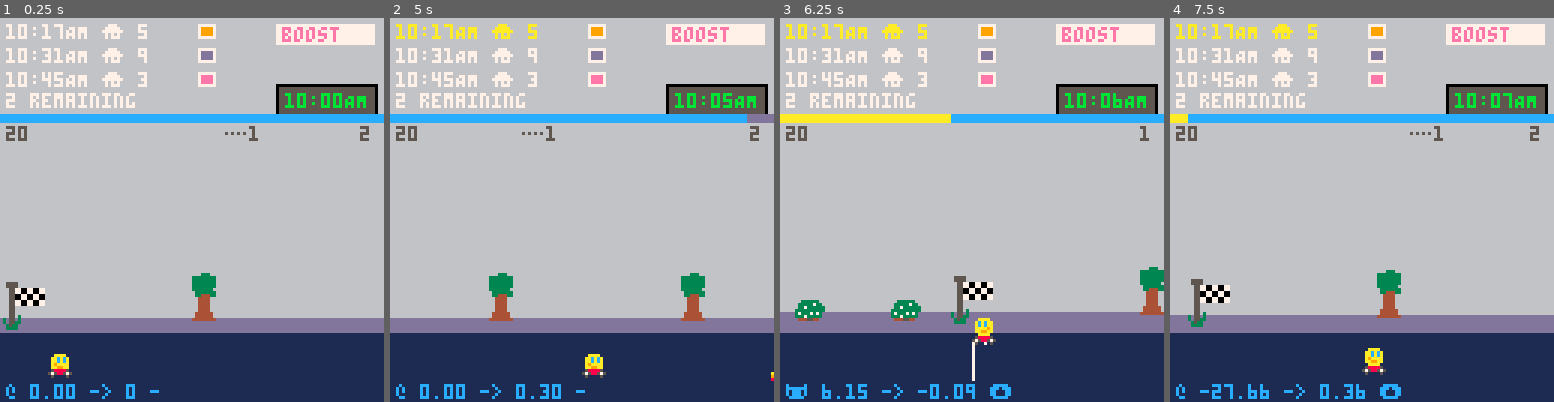
Above: before the commit, frames 1-4 (left to right).
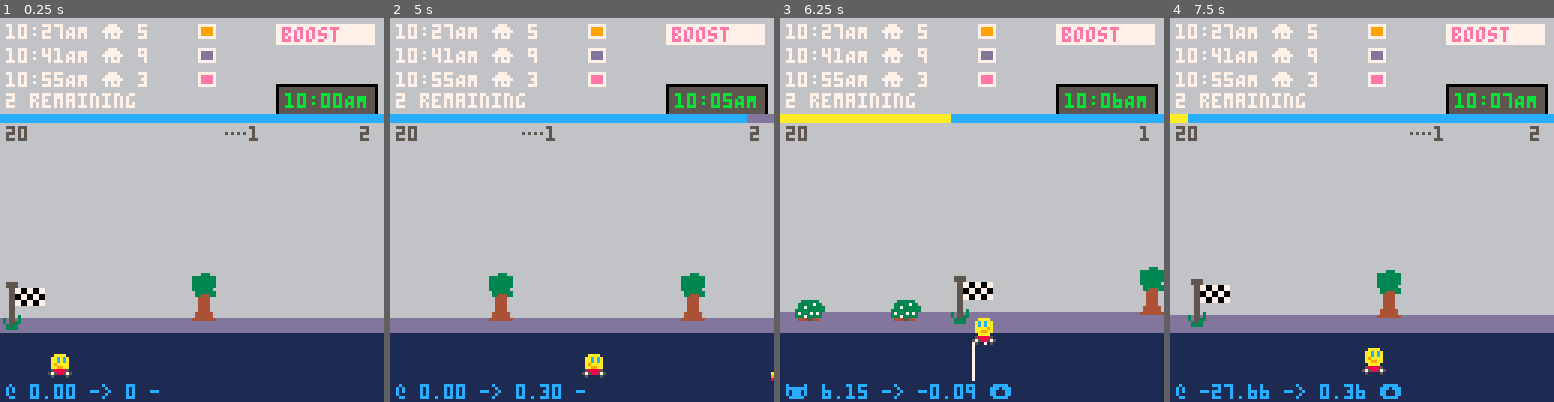
Above: after the commit, the same moments.

Repository: broquaint/pico8-carts
Game: PICO-8 cartridge racer.p8
Same seed, same stepped clock (60 frames per second), same inputs: the game is played once before the commit and once after it.
Inputs:
- Up to frame 1 (0.25 s): no input
- Up to frame 2 (5 s): tap X (X key) at 0.33, 1.07, 1.85, 2.97, 4.08 s; tap O (Z key) at 0.7, 1.7, 2.1, 2.5, 2.9, 3.3, 3.7, 4.1, 4.5, 4.9 s; hold Right 1.6-2.1 s; hold Up 2.15-2.42 s; hold Right 2.47-3.03 s; hold Left 3.08-3.58 s; hold Down 3.63-3.97 s; hold Right 4.02-4.68 s; hold Up from 4.73 s (still down)
- Up to frame 3 (6.25 s): release Up at 5.03 s; hold Left 5.08-5.68 s; tap X (X key) at 5.2 s; tap O (Z key) at 5.3, 5.7, 6.1 s; hold Down 5.73-6.03 s; hold Right from 6.08 s (still down)
- Up to frame 4 (7.5 s): tap X (X key) at 6.32, 7.43 s; tap O (Z key) at 6.5, 6.9, 7.3 s; release Right at 6.58 s; hold Right 6.63-7.13 s; hold Up 7.18-7.45 s

The runs differ from the first frame. In frame 1, 0.1% of the frame differs, in the area x 10-14%, y 1-18%; in frame 2, 0.6%, in the area x 1-39%, y 1-18%; in frame 3, 0.6%; in frame 4, 0.6%.

Commit message:
Don't have deliveries so close to the start time
So if the first delivery is far off it's possible to get to it in time.

Diff:
--- a/racer.p8
+++ b/racer.p8
@@ -118,7 +118,7 @@
       complete_at = false,
       scene_map = {},
       start_time = 600, -- doesn't change
-      delivery_time = 600, -- change as deliveries are added
+      delivery_time = 610, -- change as deliveries are added
       prompt_for_help = true,
       will_help = false,
       delivery_count = 5
